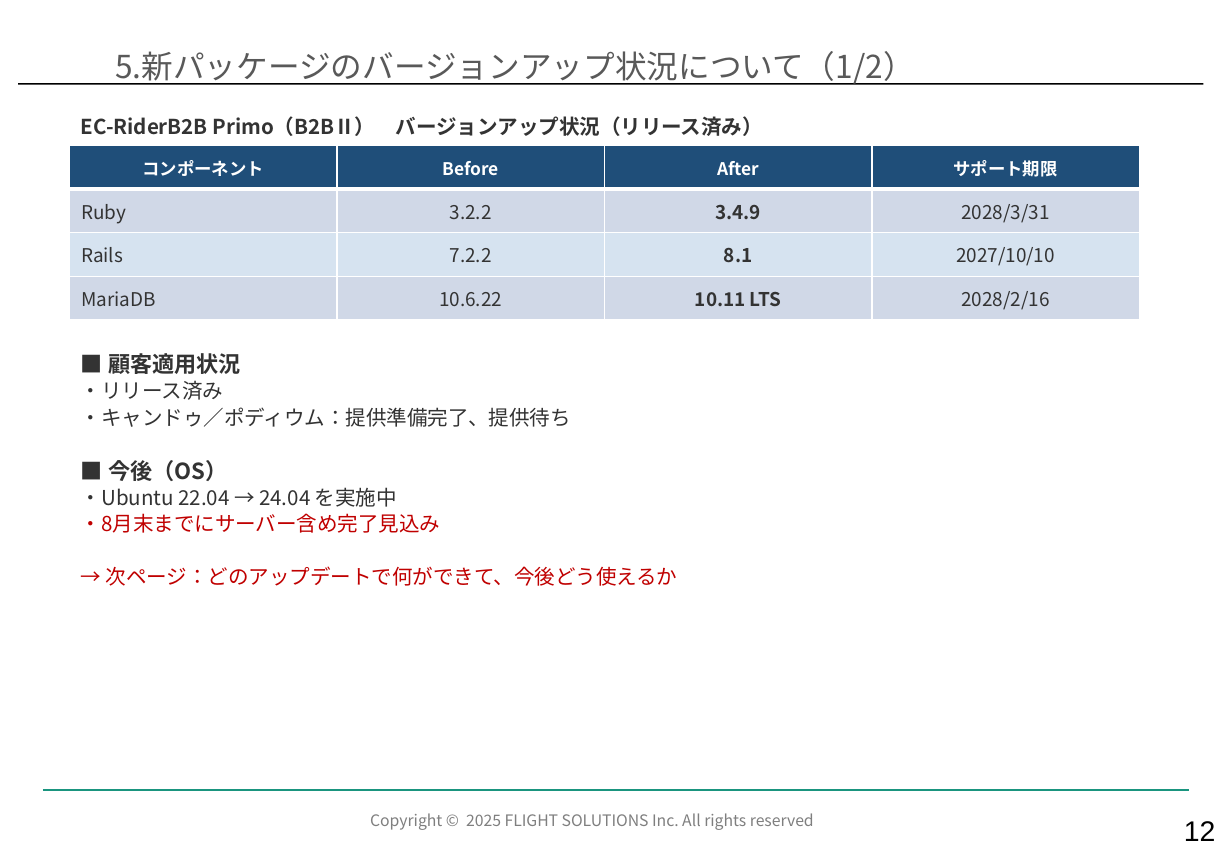
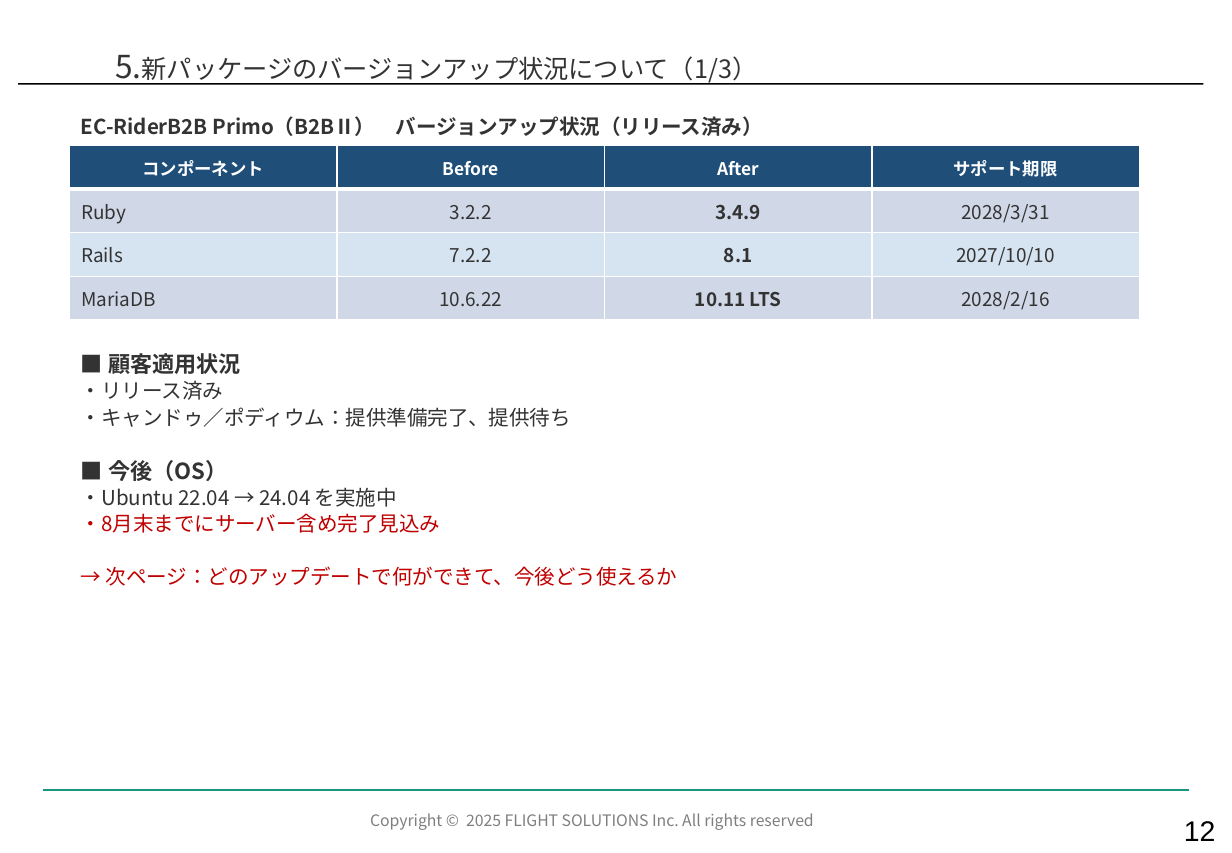
Before and after one commit to kozonoflight/git_tutorial, a slide deck: slide 13 of docs/【EC】ECサービス部_2026年7月度部会_Ver1.1.pptx. Drawn at 1232x853 pixels with LibreOffice and Linux fonts; fonts in the diff are those of the drawing; background and template pictures are left out. Boxes give left, top, right and bottom in pixels: in the first picture for what was removed or moved away, otherwise in the second. Text is boxed around its words. In the diff, an @@ line names an element or a change of style, - is before the commit and + after.

```diff
--- a/docs/【EC】ECサービス部_2026年7月度部会_Ver1.1.pptx
+++ b/docs/【EC】ECサービス部_2026年7月度部会_Ver1.1.pptx
@@ title at [115, 55, 758, 85]: text changed; size 20 to 16 pt; text colour #595959 to #333333 @@
-5.新パッケージのバージョンアップ状況について（1/2）
+5.新パッケージのバージョンアップ状況について（1/3）
```
Also in this commit, not shown: 1 other slide changed, 1 slide added.
